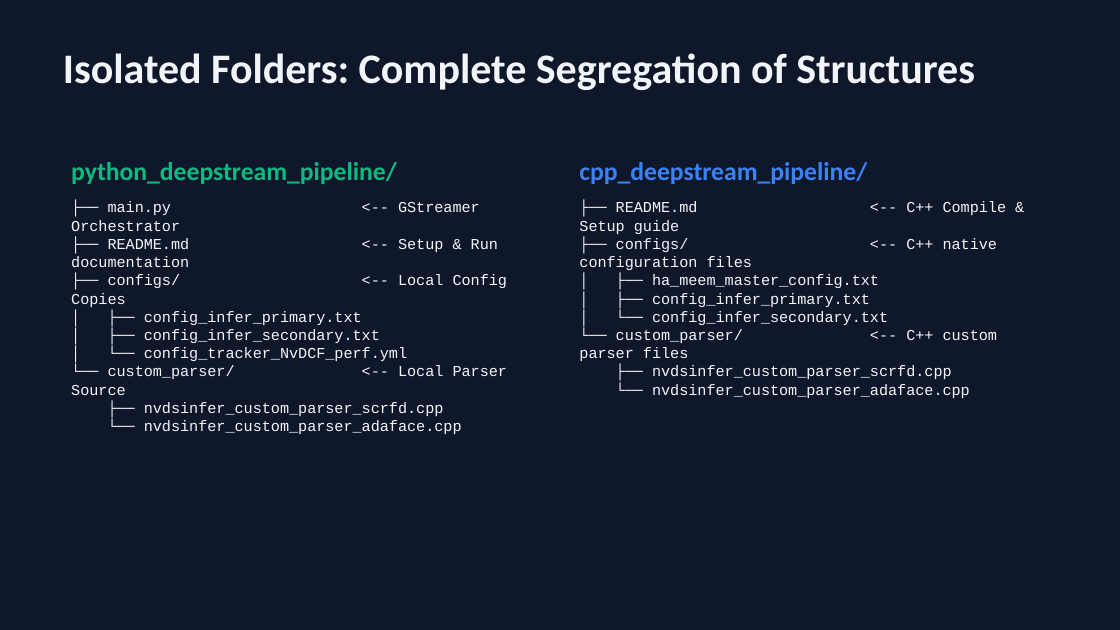
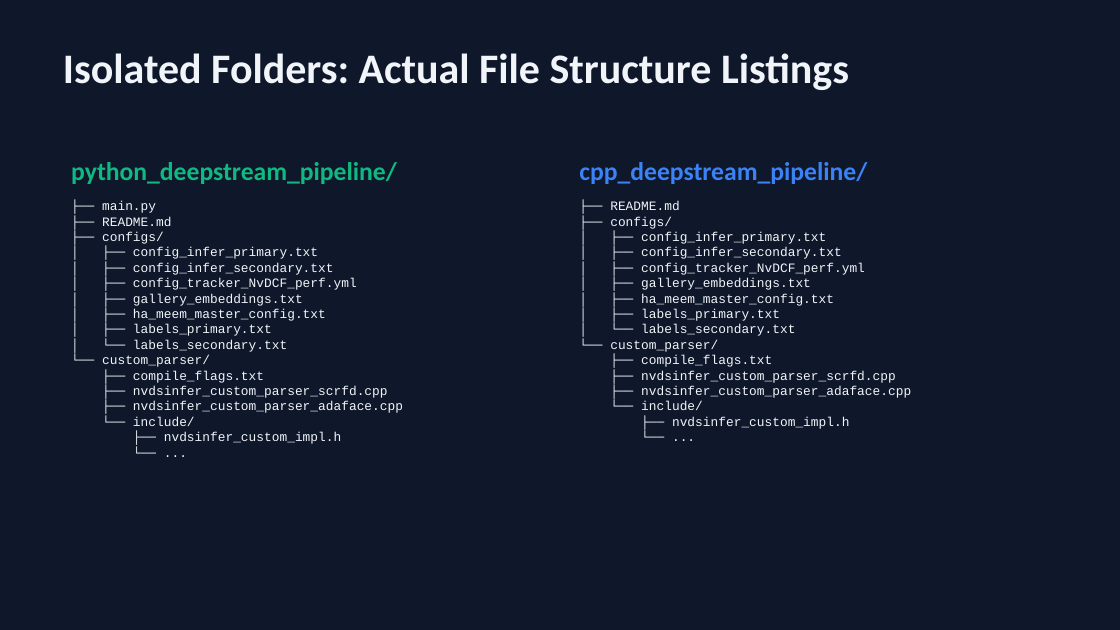
Before and after one commit to iam-ajmunna/ha_meem_ai_surveillance, a slide deck: slide 3 of DeepStream_Surveillance_Presentation.pptx. Drawn at 1120x630 pixels with LibreOffice and Linux fonts; fonts in the diff are those of the drawing. Boxes give left, top, right and bottom in pixels: in the first picture for what was removed or moved away, otherwise in the second. Text is boxed around its words. In the diff, an @@ line names an element or a change of style, - is before the commit and + after.

```diff
--- a/DeepStream_Surveillance_Presentation.pptx
+++ b/DeepStream_Surveillance_Presentation.pptx
@@ text at (63,53,849,90): text changed @@
-Isolated Folders: Complete Segregation of Structures
+Isolated Folders: Actual File Structure Listings
@@ text at (102,201,403,444): text changed; size 13 to 11 pt @@
-├── main.py <-- GStreamer Orchestrator
-├── README.md <-- Setup & Run documentation
-├── configs/ <-- Local Config Copies
-│ ├── config_infer_primary.txt
-│ ├── config_infer_secondary.txt
-│ └── config_tracker_NvDCF_perf.yml
-└── custom_parser/ <-- Local Parser Source
-├── nvdsinfer_custom_parser_scrfd.cpp
-└── nvdsinfer_custom_parser_adaface.cpp
+├── main.py
+├── README.md
+├── configs/
+│ ├── config_infer_primary.txt
+│ ├── config_infer_secondary.txt
+│ ├── config_tracker_NvDCF_perf.yml
+│ ├── gallery_embeddings.txt
+│ ├── ha_meem_master_config.txt
+│ ├── labels_primary.txt
+│ └── labels_secondary.txt
+└── custom_parser/
+├── compile_flags.txt
+├── nvdsinfer_custom_parser_scrfd.cpp
+├── nvdsinfer_custom_parser_adaface.cpp
+└── include/
+├── nvdsinfer_custom_impl.h
+└── ...
@@ text at (610,201,911,429): text changed; size 13 to 11 pt @@
-├── README.md <-- C++ Compile & Setup guide
-├── configs/ <-- C++ native configuration files
-│ ├── ha_meem_master_config.txt
-│ ├── config_infer_primary.txt
-│ └── config_infer_secondary.txt
-└── custom_parser/ <-- C++ custom parser files
-├── nvdsinfer_custom_parser_scrfd.cpp
-└── nvdsinfer_custom_parser_adaface.cpp
+├── README.md
+├── configs/
+│ ├── config_infer_primary.txt
+│ ├── config_infer_secondary.txt
+│ ├── config_tracker_NvDCF_perf.yml
+│ ├── gallery_embeddings.txt
+│ ├── ha_meem_master_config.txt
+│ ├── labels_primary.txt
+│ └── labels_secondary.txt
+└── custom_parser/
+├── compile_flags.txt
+├── nvdsinfer_custom_parser_scrfd.cpp
+├── nvdsinfer_custom_parser_adaface.cpp
+└── include/
+├── nvdsinfer_custom_impl.h
+└── ...
```
Also in this commit, not shown: 1 other slide changed, 1 other file.
